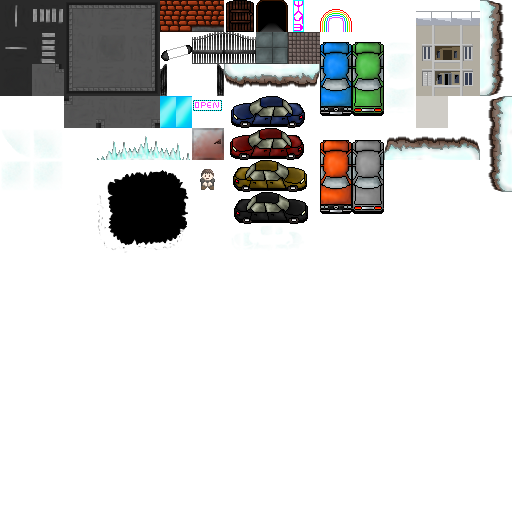
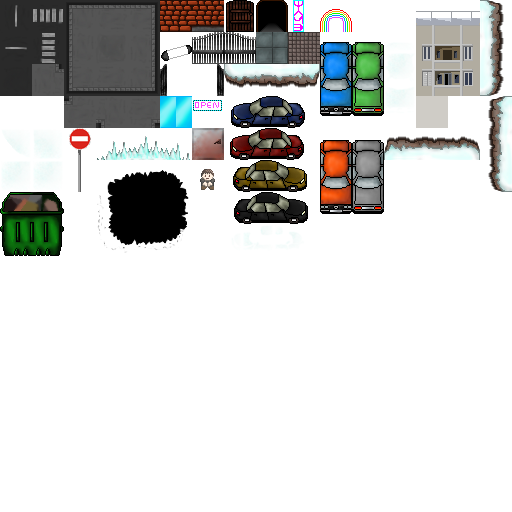
The second w=512, h=512 image is a revision of the first. Changes to its layers:
hid group "Groupe 1" (1 layers) over 0, 128, 91, 256
added layer "Calque 7" above "Calque 8" over 69, 128, 91, 150
added layer "Calque 8" above "Calque 10 copie 2" over 78, 148, 81, 192
painted on "Calque 10 copie 2" over 0, 192, 64, 256
